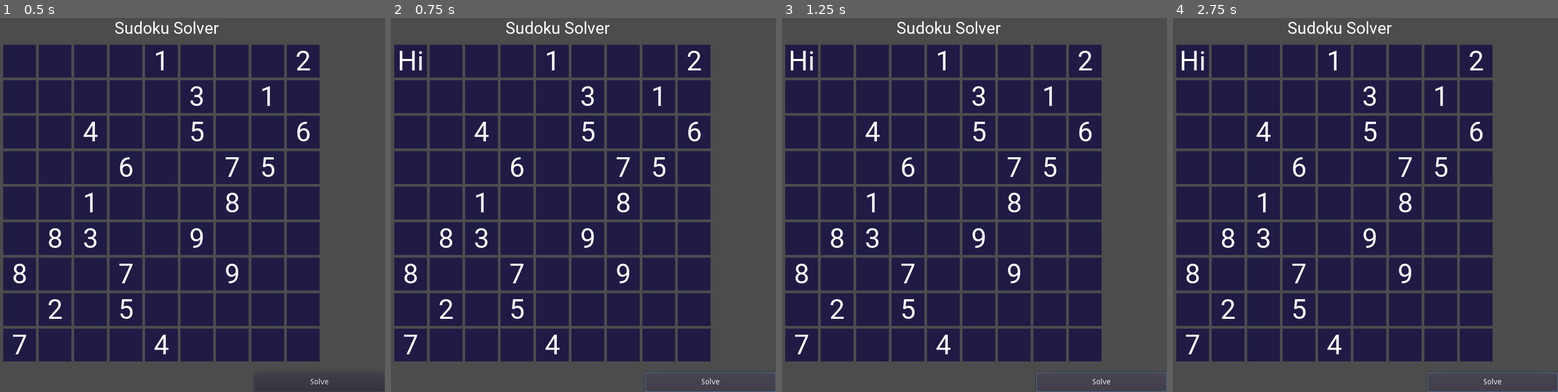
Above: before the commit, frames 1-4 (left to right).
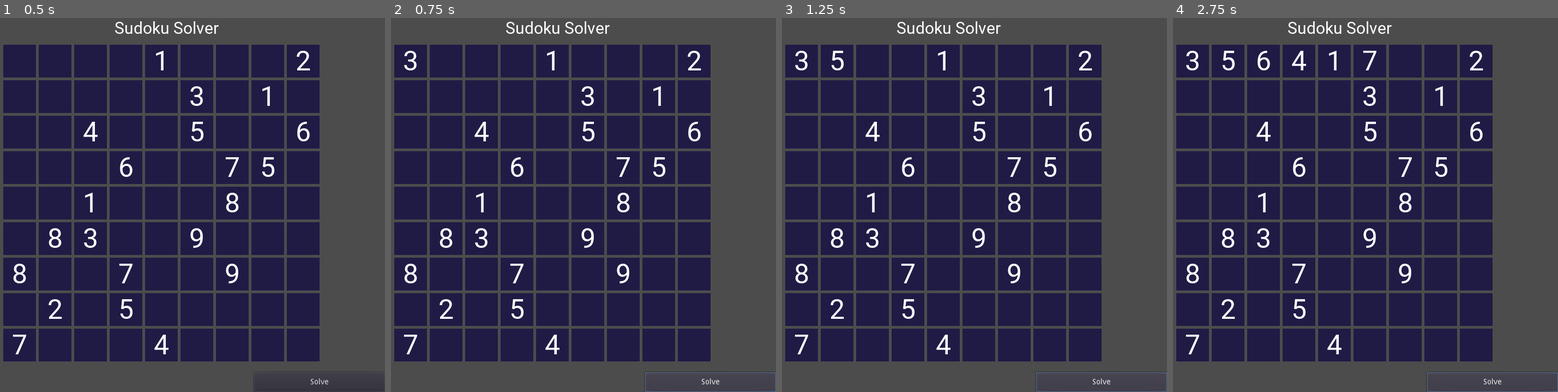
Above: after the commit, the same moments.

Repository: afroewis/godot-sudoku-solver
Game: Godot game, scene res://main_scene.tscn
The game is run twice, just before and just after one commit, with the same random seed, the same clock (stepped at 60 frames per second) and the same inputs.
Inputs:
- Up to frame 1 (0.5 s): no input
- Up to frame 2 (0.75 s): click "Solve" at 0.5 s
- Up to frame 3 (1.25 s): no input
- Up to frame 4 (2.75 s): click "Solve" at 1.25 s; click "Solve" at 2 s

Frame 1 is identical in both runs. In frame 2, 0.2% of the frame differs, in the area x 2-9%, y 8-15%; in frame 3, 0.2%; in frame 4, 0.5%, in the area x 2-53%, y 8-15%.
Error after the commit: Invalid get index '81' (on base: 'Array'). (res://main_scene.gd:84)

Commit message:
Added animation

Diff:
--- a/main_scene.gd
+++ b/main_scene.gd
@@ -21,6 +21,7 @@
 var rows: Array = []
 var cols: Array = []
 var cells: Array = []
+var steps: Array = []
 
 func are_all_true(arr: Array) -> bool:
 	for i in arr.size():
@@ -33,9 +34,18 @@
 	create_board()
 
 func solve_pressed():
-	var number = container.get_children()[0]
-	var label: Label = number.get_node("Label")
-	label.text = String("Hi")
+	print_board()
+	solve(board, 0, rows, cols, cells)
+	print_board()
+
+	for i in steps:
+		var index = i[0]
+		var value = i[1]
+		var number = container.get_children()[index]
+		var label: Label = number.get_node("Label")
+		var text = String(" ") if value == 0 else String(value)
+		label.text = text
+		yield(get_tree().create_timer(0.5), "timeout")
 
 func create_board():
 	for x in board:
@@ -63,10 +73,6 @@
 			rows[row][v - 1] = true
 			cols[column][v - 1] = true
 			cells[cell][v - 1] = true
-
-	print_board()
-	solve(board, 0, rows, cols, cells)
-	print_board()
 
 
 func solve(board: Array, currentIndex: int, rowValues: Array, columnValues: Array, cellValues: Array) -> bool:
@@ -98,6 +104,7 @@
 
 		if !isUsed:
 			board[currentIndex] = i + 1;
+			add_step(currentIndex, i + 1)
 			rowValues[row][i] = true
 			columnValues[column][i] = true
 			cellValues[cell][i] = true
@@ -112,10 +119,11 @@
 
 	# No number between 1-9 can be used. This path does not work.
 	board[currentIndex] = 0;
+	add_step(currentIndex, 0)
 	return false
 
-func update_number(index: int, newValue: int) -> void:
-	print("hi")
+func add_step(index: int, newValue: int) -> void:
+	steps.append([index, newValue])
 
 func get_row(index: int) -> int:
 	return index / 9;
